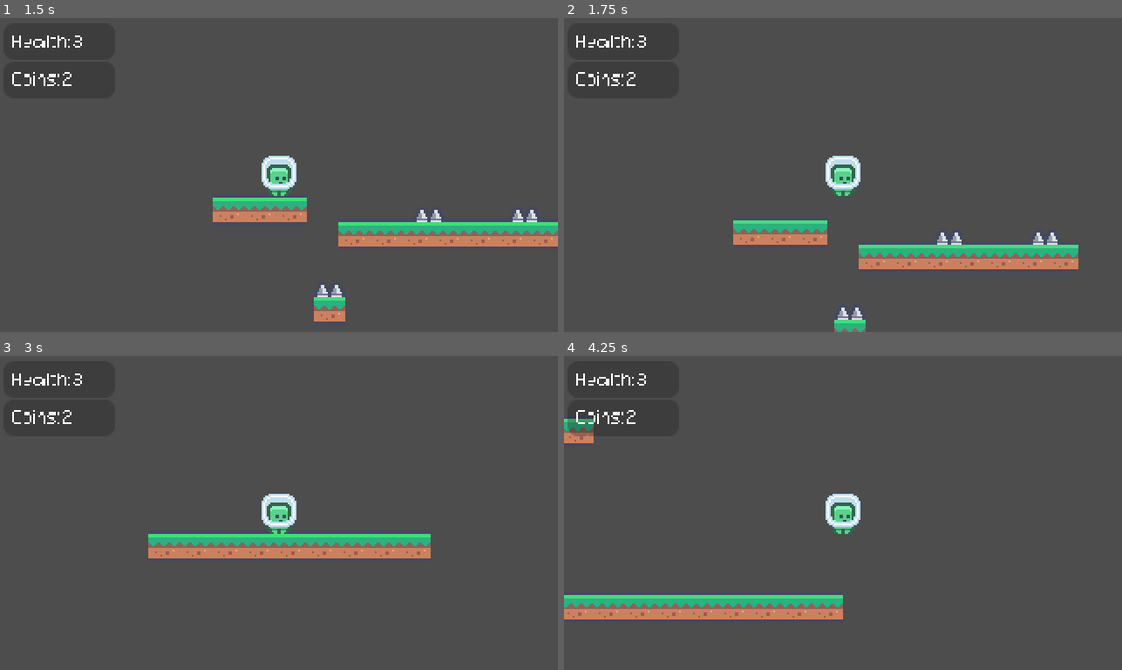
Above: before the commit, frames 1-4 (two rows, left to right).
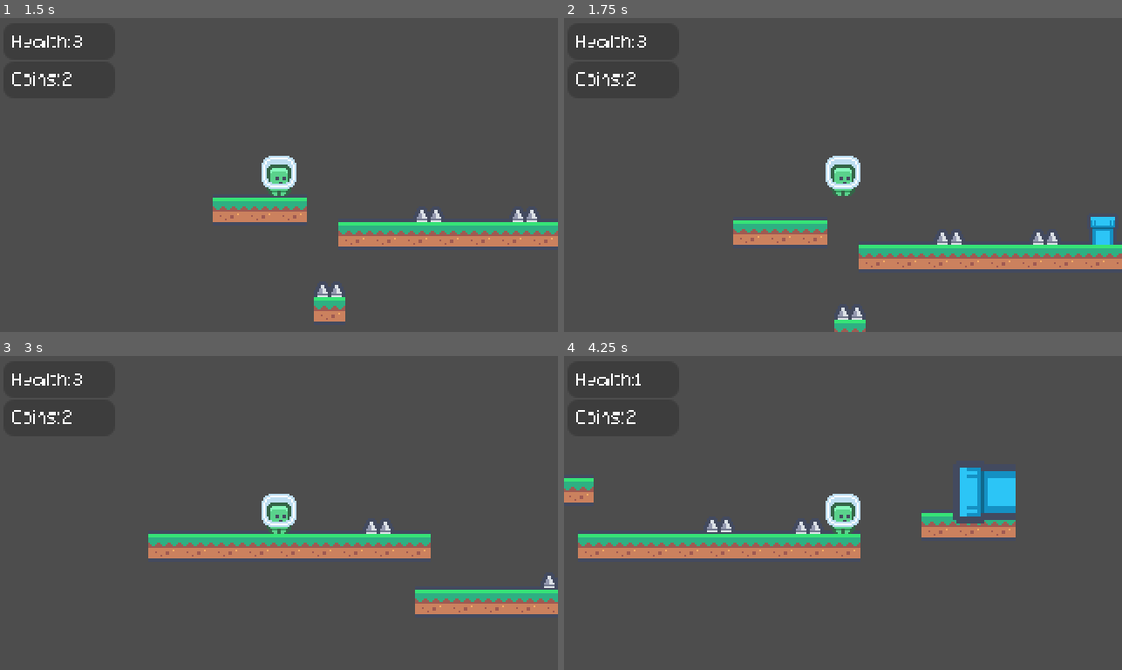
Above: after the commit, the same moments.

Repository: platz-halter/mario_clone
Game: Godot game, scene res://world.tscn
The game is run twice, just before and just after one commit, with the same random seed, the same clock (stepped at 60 frames per second) and the same inputs.
Inputs:
- Up to frame 1 (1.5 s): tap Enter at 0.5 s; hold Shift (dash) 0.53-1.28 s; hold Right (ui_right) from 0.53 s (still down); tap Up (ui_up) at 0.77 s; tap 1 (sys_level1) at 1.35 s
- Up to frame 2 (1.75 s): keep holding Right (ui_right); tap Up (ui_up) at 1.52 s
- Up to frame 3 (3 s): release Right (ui_right) at 2.03 s; hold Left (ui_left) 2.03-2.78 s; tap 2 (sys_level2) at 2.1 s; hold Right (ui_right) from 2.78 s (still down); tap 3 (sys_level3) at 2.85 s
- Up to frame 4 (4.25 s): keep holding Right (ui_right); tap Up (ui_up) at 3.02, 3.77 s; hold Shift (dash) from 3.53 s (still down)

Frame 1 is identical in both runs. In frame 2, 1.0% of the frame differs, in the area x 92-100%, y 63-80%; in frame 3, 2.1%; in frame 4, 11%, in the area x 0-81%, y 5-84%.

Commit message:
Build level

Diff:
--- a/Levels/level_1.tscn
+++ b/Levels/level_1.tscn
@@ -1,8 +1,9 @@
-[gd_scene load_steps=4 format=3 uid="uid://dqy1bgyeg2jo4"]
+[gd_scene load_steps=5 format=3 uid="uid://dqy1bgyeg2jo4"]
 
 [ext_resource type="PackedScene" uid="uid://dhs7x7suf33og" path="res://Objects/Blocks/Grass/grass_floor.tscn" id="2_80btb"]
 [ext_resource type="PackedScene" uid="uid://d3nmtktli0buh" path="res://Objects/Utils/player_start.tscn" id="3_gwb31"]
 [ext_resource type="PackedScene" uid="uid://dxftjpgp8q6ol" path="res://Objects/LevelElements/spikes.tscn" id="3_ip3kg"]
+[ext_resource type="PackedScene" uid="uid://hy1ndfhl7jqm" path="res://Objects/Blocks/pipe_block.tscn" id="4_570ud"]
 
 [node name="level_1" type="Node2D"]
 
@@ -48,6 +49,15 @@
 [node name="grass_floor13" parent="." instance=ExtResource("2_80btb")]
 position = Vector2(256, 71)
 
+[node name="grass_floor14" parent="." instance=ExtResource("2_80btb")]
+position = Vector2(274, 71)
+
+[node name="grass_floor15" parent="." instance=ExtResource("2_80btb")]
+position = Vector2(292, 71)
+
+[node name="grass_floor16" parent="." instance=ExtResource("2_80btb")]
+position = Vector2(310, 71)
+
 [node name="spikes" parent="." instance=ExtResource("3_ip3kg")]
 position = Vector2(134, 98)
 
@@ -56,3 +66,6 @@
 
 [node name="spikes3" parent="." instance=ExtResource("3_ip3kg")]
 position = Vector2(191, 55)
+
+[node name="StaticBody2D" parent="." instance=ExtResource("4_570ud")]
+position = Vector2(279, 55)
--- a/Levels/level_3.tscn
+++ b/Levels/level_3.tscn
@@ -1,7 +1,9 @@
-[gd_scene load_steps=3 format=3 uid="uid://dnsr05iobcsfc"]
+[gd_scene load_steps=5 format=3 uid="uid://dnsr05iobcsfc"]
 
 [ext_resource type="PackedScene" uid="uid://d3nmtktli0buh" path="res://Objects/Utils/player_start.tscn" id="1_8rxfo"]
 [ext_resource type="PackedScene" uid="uid://dhs7x7suf33og" path="res://Objects/Blocks/Grass/grass_floor.tscn" id="2_60opg"]
+[ext_resource type="PackedScene" uid="uid://dxftjpgp8q6ol" path="res://Objects/LevelElements/spikes.tscn" id="3_fglhl"]
+[ext_resource type="PackedScene" uid="uid://bcrsdo1274r70" path="res://Objects/LevelElements/portal.tscn" id="4_gxy6s"]
 
 [node name="level_3" type="Node2D"]
 
@@ -60,28 +62,50 @@
 position = Vector2(-105, -36)
 
 [node name="grass_floor19" parent="." instance=ExtResource("2_60opg")]
-position = Vector2(110, 65)
+position = Vector2(120, -4)
 
 [node name="grass_floor20" parent="." instance=ExtResource("2_60opg")]
-position = Vector2(128, 65)
+position = Vector2(138, -4)
 
 [node name="grass_floor21" parent="." instance=ExtResource("2_60opg")]
-position = Vector2(146, 65)
+position = Vector2(156, -4)
+
+[node name="grass_floor28" parent="." instance=ExtResource("2_60opg")]
+position = Vector2(209, -16)
+
+[node name="grass_floor29" parent="." instance=ExtResource("2_60opg")]
+position = Vector2(227, -16)
+
+[node name="grass_floor30" parent="." instance=ExtResource("2_60opg")]
+position = Vector2(245, -16)
 
 [node name="grass_floor22" parent="." instance=ExtResource("2_60opg")]
-position = Vector2(56, 65)
+position = Vector2(66, -4)
 
 [node name="grass_floor23" parent="." instance=ExtResource("2_60opg")]
-position = Vector2(74, 65)
+position = Vector2(84, -4)
 
 [node name="grass_floor24" parent="." instance=ExtResource("2_60opg")]
-position = Vector2(92, 65)
+position = Vector2(102, -4)
 
 [node name="grass_floor25" parent="." instance=ExtResource("2_60opg")]
-position = Vector2(2, 65)
+position = Vector2(12, -4)
 
 [node name="grass_floor26" parent="." instance=ExtResource("2_60opg")]
-position = Vector2(20, 65)
+position = Vector2(30, -4)
 
 [node name="grass_floor27" parent="." instance=ExtResource("2_60opg")]
-position = Vector2(38, 65)
+position = Vector2(48, -4)
+
+[node name="spikes" parent="." instance=ExtResource("3_fglhl")]
+position = Vector2(84, -21)
+
+[node name="spikes3" parent="." instance=ExtResource("3_fglhl")]
+position = Vector2(-18, -52)
+
+[node name="spikes2" parent="." instance=ExtResource("3_fglhl")]
+position = Vector2(135, -20)
+
+[node name="Portal" parent="." instance=ExtResource("4_gxy6s")]
+position = Vector2(236, -35)
+metadata/Path = "res://Levels/level_2.tscn"
--- a/Objects/Blocks/pipe_block.tscn
+++ b/Objects/Blocks/pipe_block.tscn
@@ -3,13 +3,14 @@
 [ext_resource type="Texture2D" uid="uid://x8y8fq148wle" path="res://Assets/Tiles/tile_0095.png" id="1_0vkq7"]
 
 [sub_resource type="RectangleShape2D" id="RectangleShape2D_r7dt5"]
-size = Vector2(18, 18)
+size = Vector2(14, 16)
 
 [node name="StaticBody2D" type="StaticBody2D"]
 
+[node name="Sprite2D" type="Sprite2D" parent="."]
+texture = ExtResource("1_0vkq7")
+
 [node name="CollisionShape2D" type="CollisionShape2D" parent="."]
+position = Vector2(0, 1)
 shape = SubResource("RectangleShape2D_r7dt5")
 debug_color = Color(1, 0.404333, 0.64623, 0.42)
-
-[node name="Sprite2D" type="Sprite2D" parent="."]
-texture = ExtResource("1_0vkq7")
